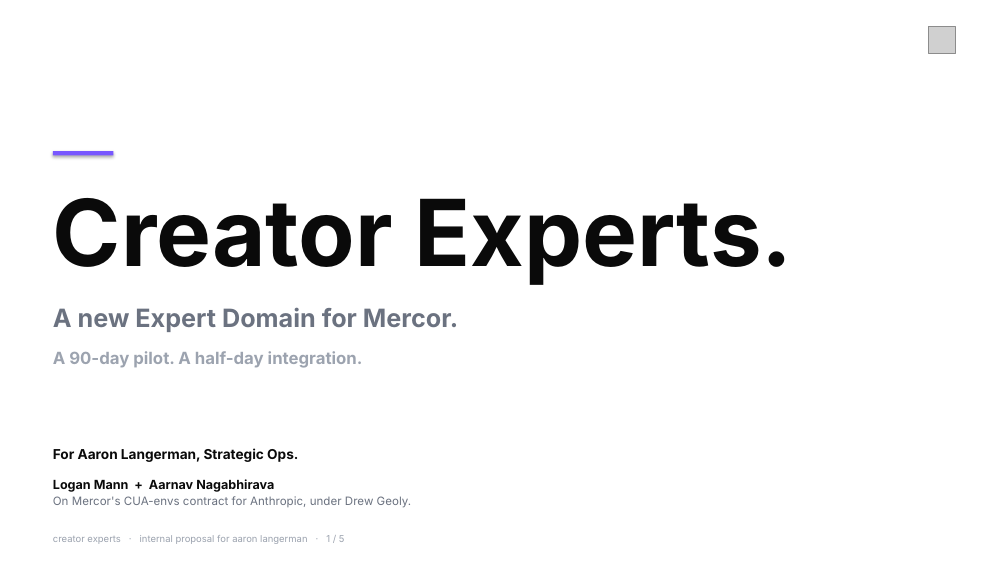
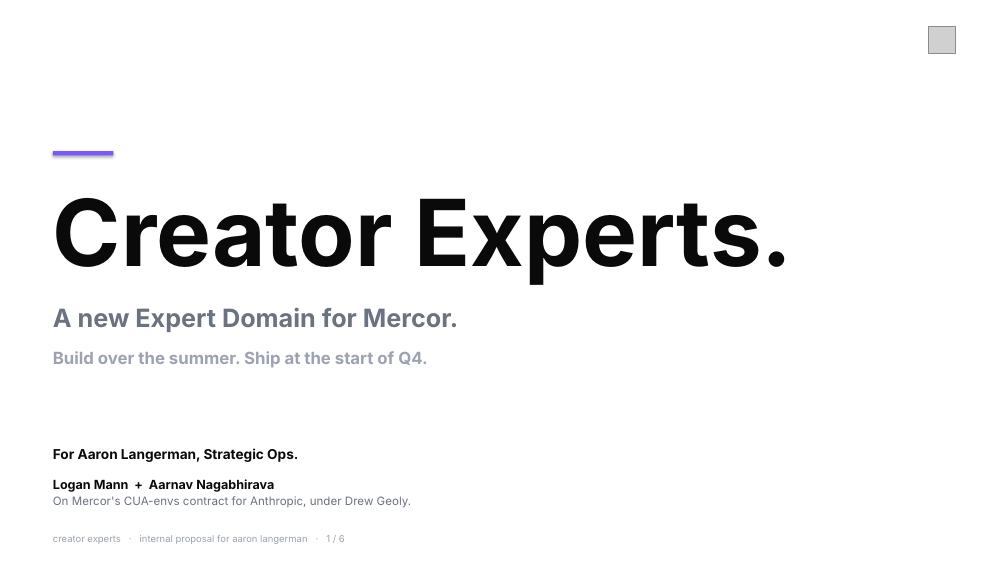
Before and after one commit to aarnavnaga/RallyEngine, a slide deck: slide 1 of docs/pitch/Mercor-Creators-Domain.pptx. Drawn at 1008x567 pixels with LibreOffice and Linux fonts; fonts in the diff are those of the drawing; grey boxes stand for pictures. Boxes give left, top, right and bottom in pixels: in the first picture for what was removed or moved away, otherwise in the second. Text is boxed around its words. In the diff, an @@ line names an element or a change of style, - is before the commit and + after.

```diff
--- a/docs/pitch/Mercor-Creators-Domain.pptx
+++ b/docs/pitch/Mercor-Creators-Domain.pptx
@@ text at [53,351,427,368]: text changed @@
-A 90-day pilot. A half-day integration.
+Build over the summer. Ship at the start of Q4.
```
Also in this commit, not shown: 3 other slides changed, 2 slides added, 1 slide removed, 4 other files.
